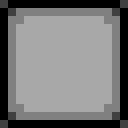
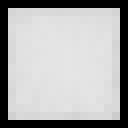
Layers edited between the first and the second w=128, h=128 image:
removed layer "Pasted Layer" over [0, 0, 128, 128]
painted on "Background" over [0, 0, 128, 128]
